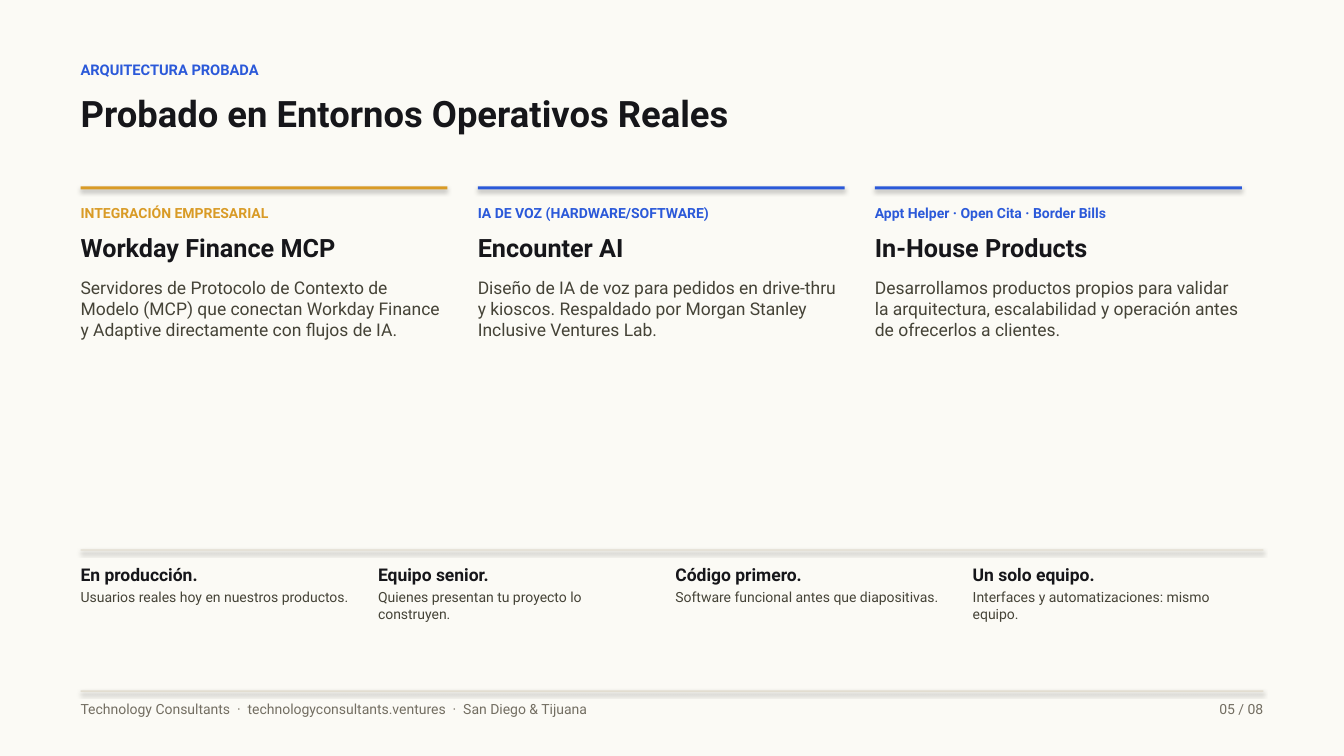
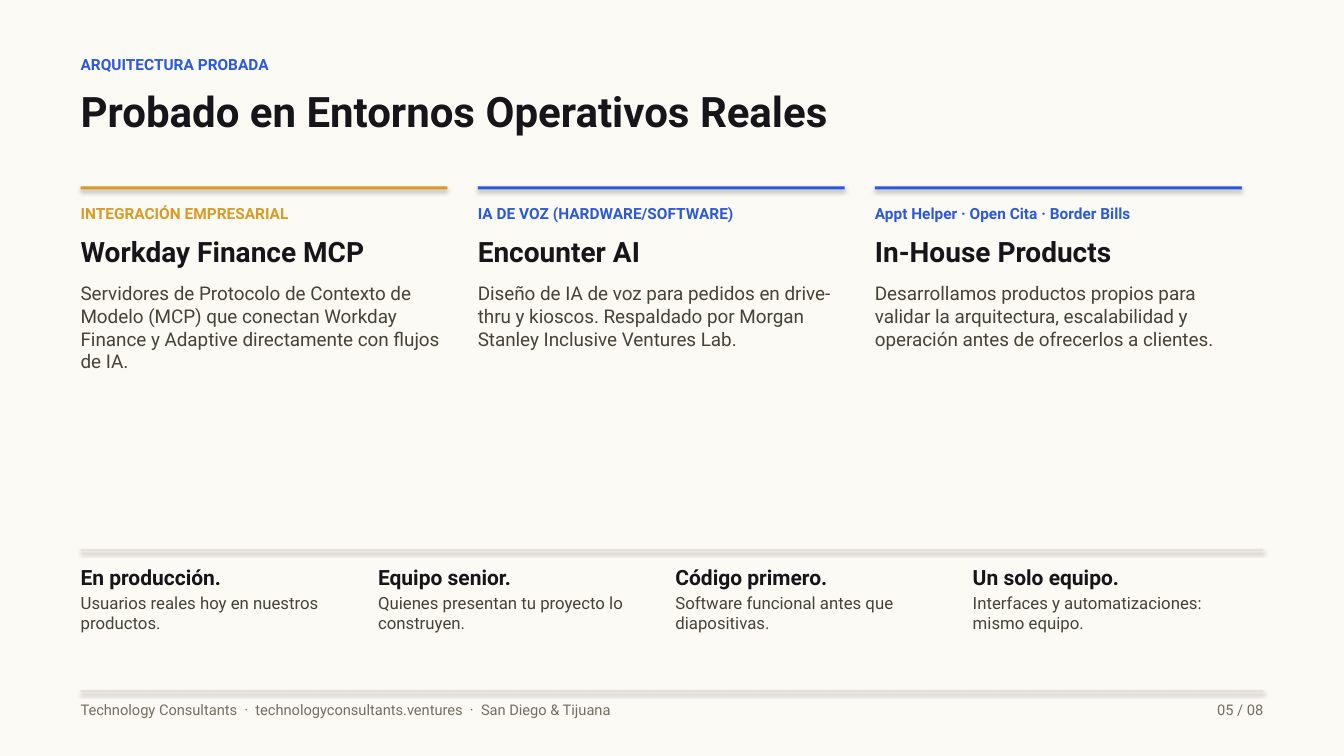
Before and after one commit to rguido198/TechnologyConsultantsVentures, a slide deck: slide 5 of Technology_Consultants_A_Quien_Enviarme_MX.pptx. Drawn at 1344x756 pixels with LibreOffice and Linux fonts; fonts in the diff are those of the drawing. Boxes give left, top, right and bottom in pixels: in the first picture for what was removed or moved away, otherwise in the second. Text is boxed around its words. In the diff, an @@ line names an element or a change of style, - is before the commit and + after.

```diff
--- a/Technology_Consultants_A_Quien_Enviarme_MX.pptx
+++ b/Technology_Consultants_A_Quien_Enviarme_MX.pptx
@@ text "ARQUITECTURA PROBADA" at bbox=[81, 59, 269, 72]: size 10.5 to 11 pt @@
@@ text "Probado en Entornos Operativos Reales" at bbox=[81, 95, 827, 136]: size 26 to 30 pt @@
@@ text "INTEGRACIÓN EMPRESARIAL" at bbox=[81, 206, 439, 368]: size 10 to 11 pt in "INTEGRACIÓN EMPRESARIAL"; size 18 to 20 pt in "Workday Finance MCP"; size 12.5 to 13.5 pt in "Servidores de Protocolo de Contexto de Modelo ..." @@
@@ text "IA DE VOZ (HARDWARE/SOFTWARE)" at bbox=[478, 207, 831, 350]: size 10 to 11 pt in "IA DE VOZ (HARDWARE/SOFTWARE)"; size 18 to 20 pt in "Encounter AI"; size 12.5 to 13.5 pt in "Diseño de IA de voz para pedidos ..." @@
@@ text "Appt Helper · Open Cita ..." at bbox=[875, 207, 1213, 350]: size 10 to 11 pt in "Appt Helper · Open Cita · Border ..."; size 18 to 20 pt in "In-House Products"; size 12.5 to 13.5 pt in "Desarrollamos productos propios para validar la arquitectura ..." @@
@@ text "En producción." at bbox=[81, 569, 318, 633]: size 12.5 to 15 pt in "En producción."; size 10 to 12 pt in "Usuarios reales hoy en nuestros productos." @@
@@ text "Equipo senior." at bbox=[378, 569, 623, 633]: size 12.5 to 15 pt in "Equipo senior."; size 10 to 12 pt in "Quienes presentan tu proyecto lo construyen." @@
@@ text "Código primero." at bbox=[675, 569, 893, 633]: size 12.5 to 15 pt in "Código primero."; size 10 to 12 pt in "Software funcional antes que diapositivas." @@
@@ text "Un solo equipo." at bbox=[973, 569, 1201, 633]: size 12.5 to 15 pt in "Un solo equipo."; size 10 to 12 pt in "Interfaces y automatizaciones: mismo equipo." @@
@@ text "Technology Consultants · technologyconsultants.ventures · ..." at bbox=[81, 704, 611, 718]: size 10 to 10.5 pt @@
@@ text "05 / 08" at bbox=[1217, 704, 1263, 715]: size 10 to 10.5 pt @@
```
Also in this commit, not shown: 7 other slides changed, 1 other file.
